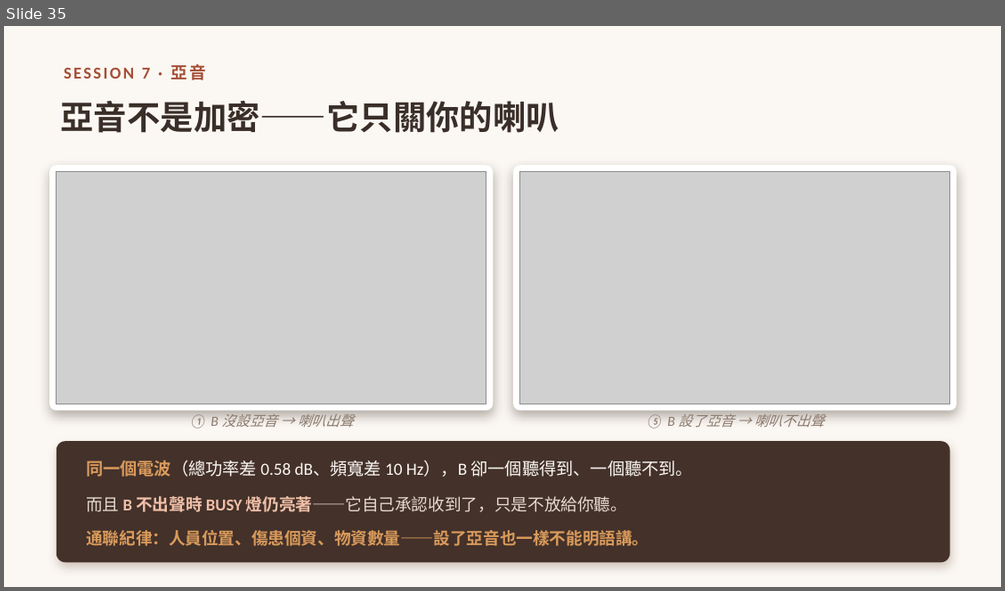
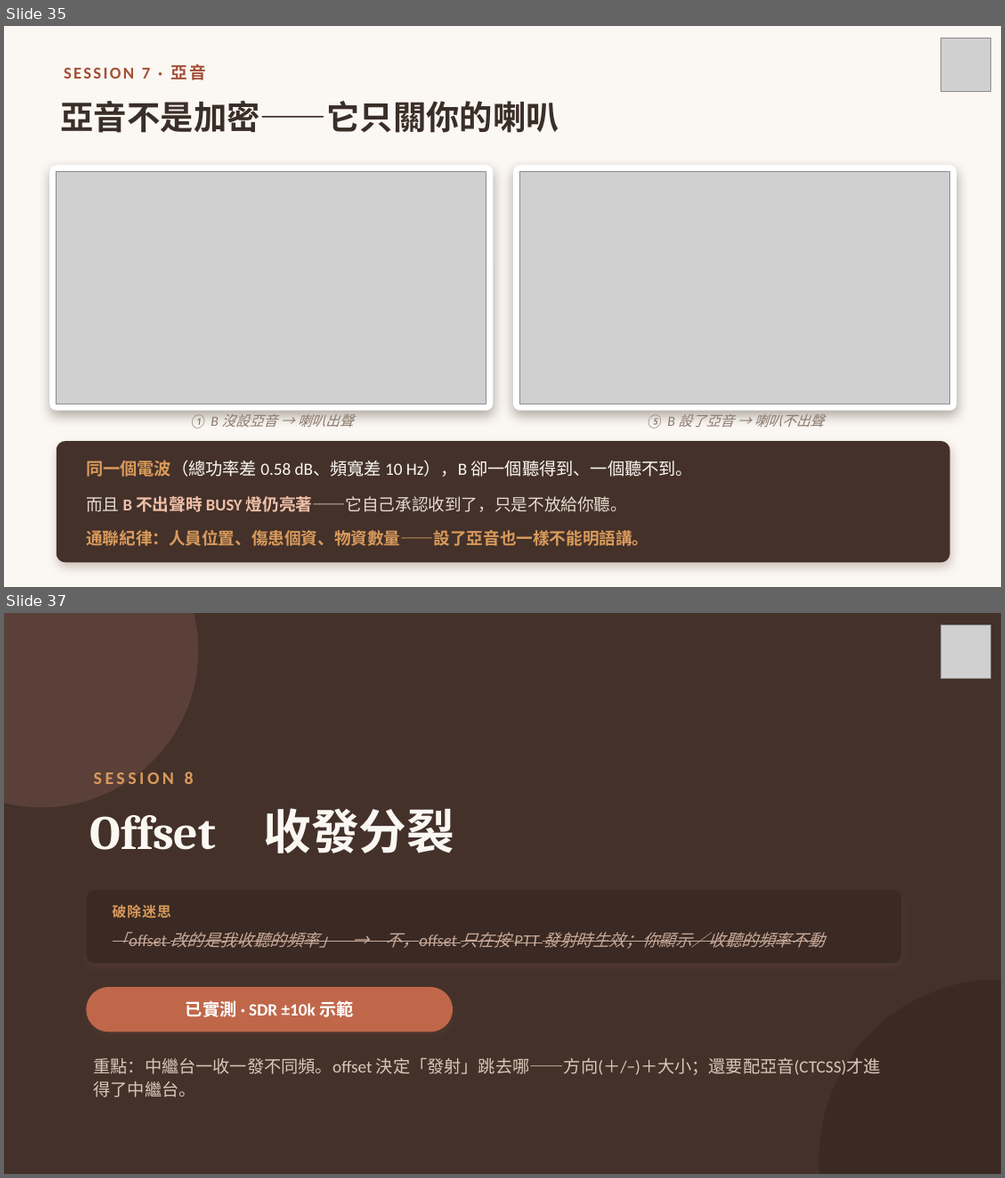
Before and after one commit to winson3QQ/Radio-Advanced, a slide deck: 投影片/進階無線電_第一節_課程投影片.pptx. Shown one above the other, each under a label of ours: slide 35 before the commit, slides 35 and 37 after it; the slides between them are not shown. The pictures are 1005x591 and 1005x1178 pixels, drawn with LibreOffice and Linux fonts; fonts in the diff are those of the drawing; grey boxes stand for pictures. Boxes give left, top, right and bottom in pixels: in the first picture for what was removed or moved away, otherwise in the second. Text is boxed around its words. In the diff, an @@ line names an element or a change of style, - is before the commit and + after.

```diff
--- a/投影片/進階無線電_第一節_課程投影片.pptx
+++ b/投影片/進階無線電_第一節_課程投影片.pptx
@@ slide 37 added at [4,613,1001,1174], background #43312A @@
@@ ellipse added at [4,613,198,807], fill #5A4038 @@
@@ picture added at [941,625,990,679] @@
@@ text added at [94,771,194,784], 17 pt, text #D99A5B, bold @@
+SESSION 8
@@ text added at [89,808,455,853], 46 pt, text #FBF7F2, bold @@
+Offset 收發分裂
@@ rounded rectangle added at [86,890,901,963], fill #3A2A23 @@
@@ text added at [113,904,171,918], 13.5 pt, text #D99A5B, bold @@
+破除迷思
@@ text added at [113,932,824,949], 16 pt, text #C9A99A, italic, strikethrough @@
+「offset 改的是我收聽的頻率」 → 不，offset 只在按 PTT 發射時生效；你顯示／收聽的頻率不動
@@ ellipse added at [819,980,1001,1174], fill #3A2A23 @@
@@ rounded rectangle added at [86,987,453,1032], fill #C0674A @@
@@ text added at [186,1000,353,1017], 16.5 pt, text #FFFFFF, bold @@
+已實測 · SDR ±10k 示範
@@ text added at [94,1057,881,1097], 16.5 pt, text #D9C7B8 @@
+重點：中繼台一收一發不同頻。offset 決定「發射」跳去哪——方向(＋/−)＋大小；還要配亞音(CTCSS)才進得了中繼台。
@@ slide 35 changed as well @@
@@ picture added at [941,38,990,92] @@
```
Also in this commit, not shown: 46 other slides changed, 6 other slides added, 1 slide removed, 6 other files.
